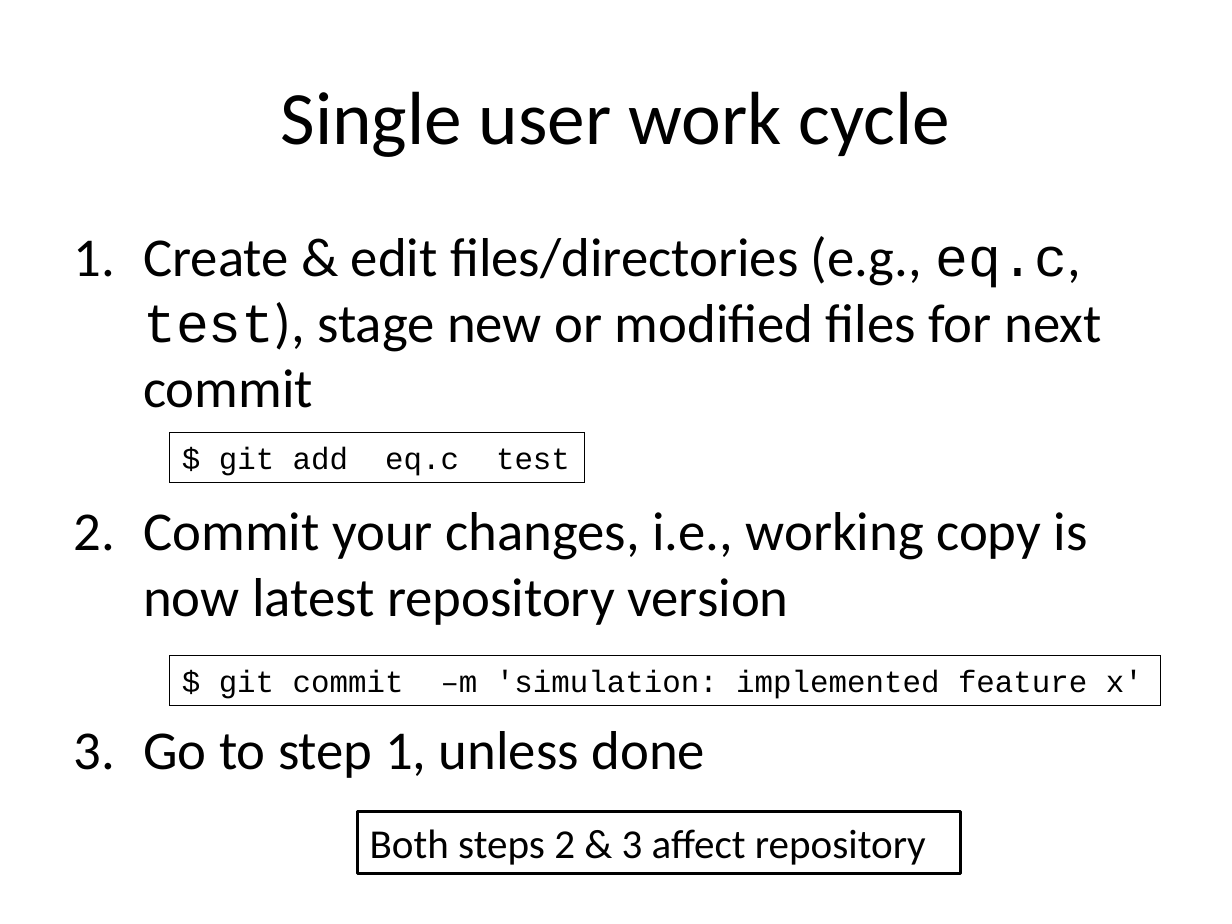
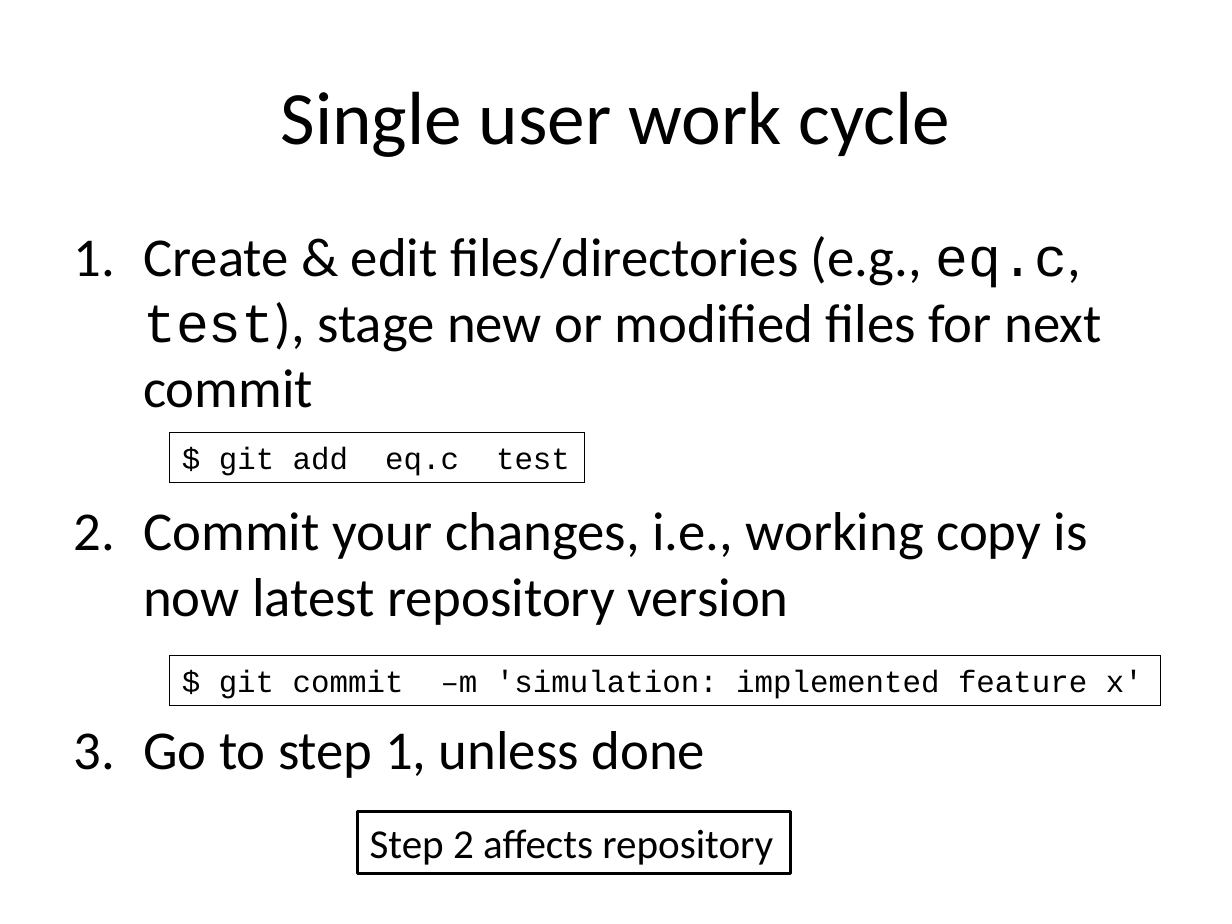
Before and after one commit to gjbex/training-material, a slide deck: slide 18 of LinuxTools/VersionControl/version_control_git.pptx. Drawn at 1232x924 pixels with LibreOffice and Linux fonts; fonts in the diff are those of the drawing. Boxes give left, top, right and bottom in pixels: in the first picture for what was removed or moved away, otherwise in the second. Text is boxed around its words. In the diff, an @@ line names an element or a change of style, - is before the commit and + after.

```diff
--- a/LinuxTools/VersionControl/version_control_git.pptx
+++ b/LinuxTools/VersionControl/version_control_git.pptx
@@ rectangle "Step 2 affects repository": place and size @@
-rectangle "Step 2 affects repository" at box(357, 811, 960, 872)
+rectangle "Step 2 affects repository" at box(357, 811, 791, 872)
@@ text in rectangle at box(370, 829, 773, 865): text changed @@
-Both steps 2 & 3 affect repository
+Step 2 affects repository
```
Also in this commit, not shown: 14 other slides changed, 3 slides added.
